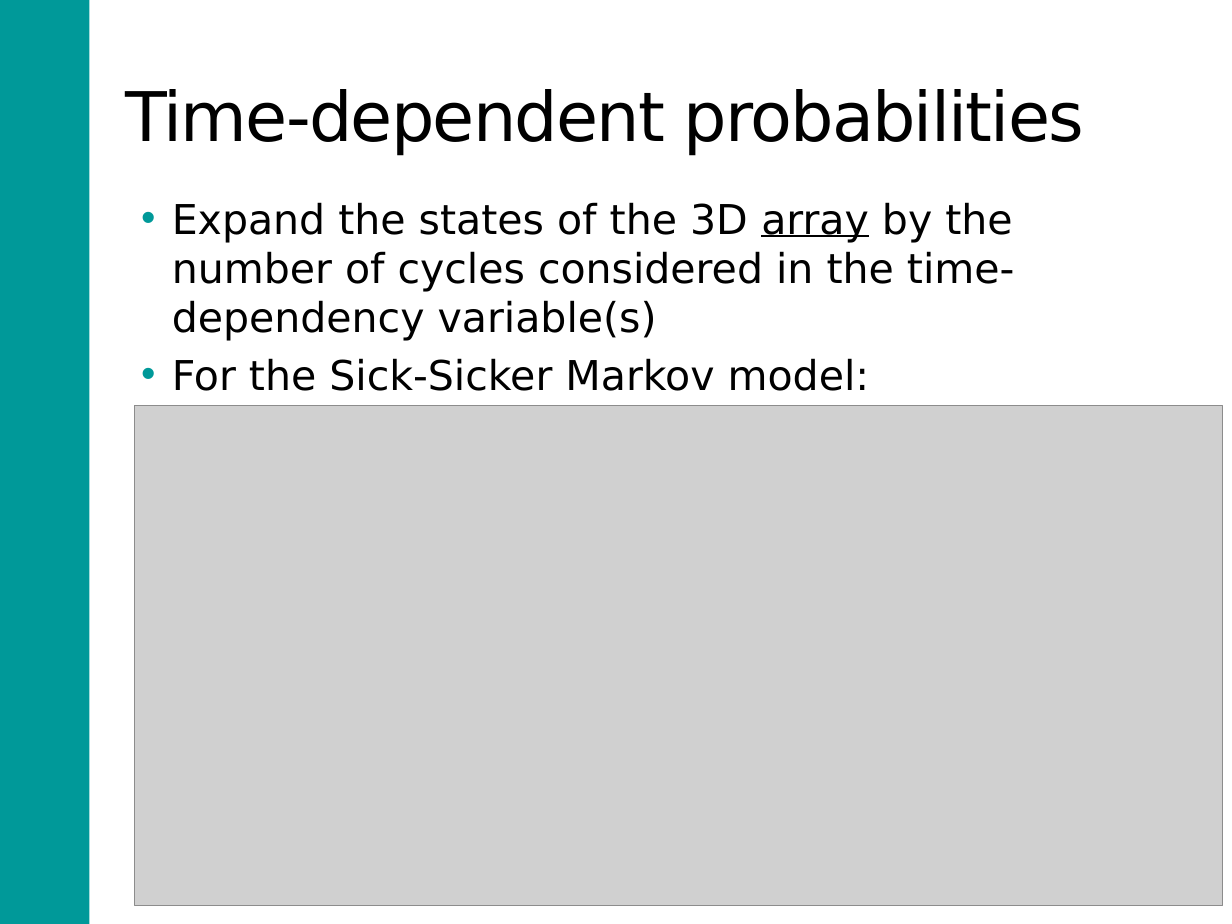
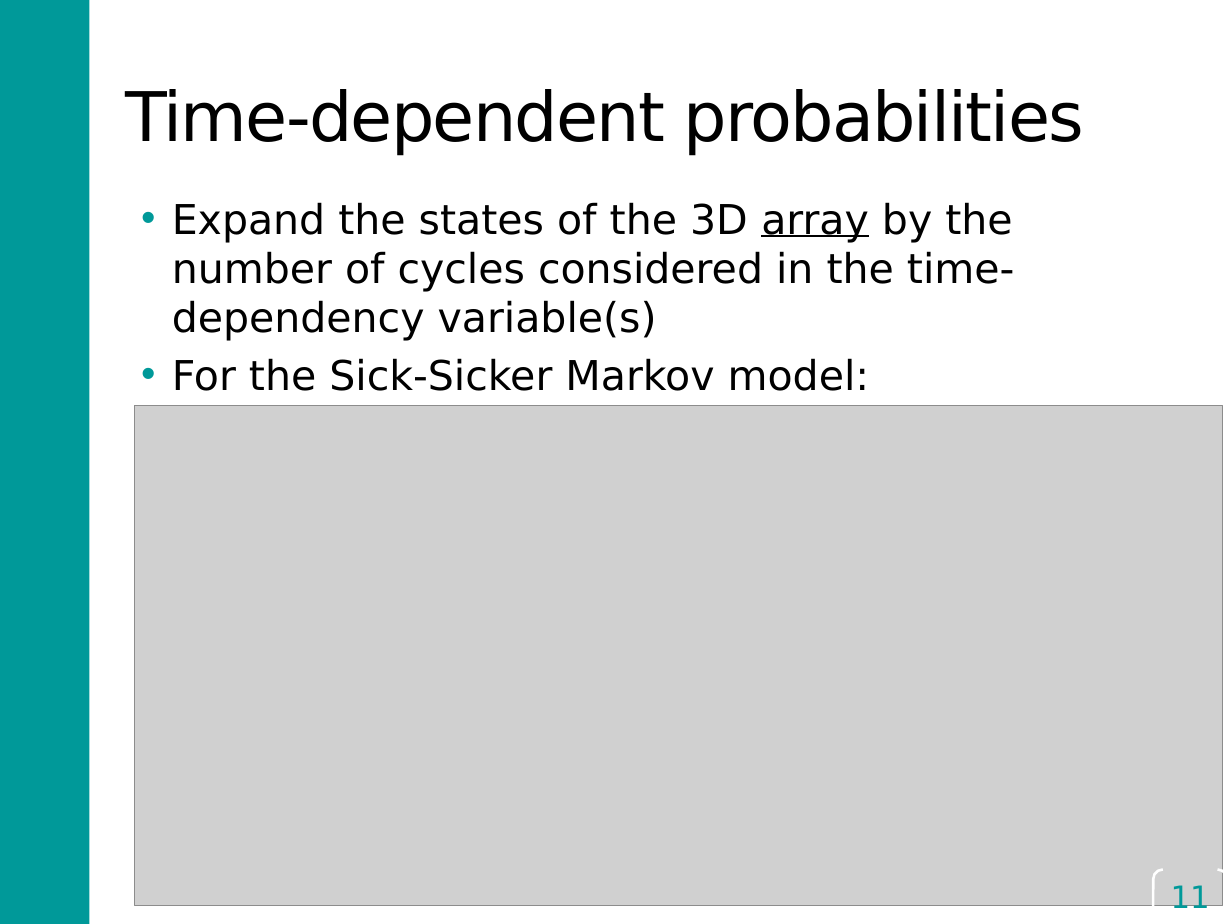
Before and after one commit to DARTH-git/Course-Modularization, a slide deck: slide 11 of Markov models/Slides/Markov Model Variants.pptx. Drawn at 1232x924 pixels with LibreOffice and Linux fonts; fonts in the diff are those of the drawing; grey boxes stand for pictures. Boxes give left, top, right and bottom in pixels: in the first picture for what was removed or moved away, otherwise in the second. Text is boxed around its words. In the diff, an @@ line names an element or a change of style, - is before the commit and + after.

```diff
--- a/Markov models/Slides/Markov Model Variants.pptx
+++ b/Markov models/Slides/Markov Model Variants.pptx
@@ page number added at (1153, 870, 1227, 923), outline #FFFFFF 1.5 pt, 18 pt, text #009999 @@
+11
```
Also in this commit, not shown: 8 other slides changed, 1 slide added, 1 slide removed, 18 other files.
